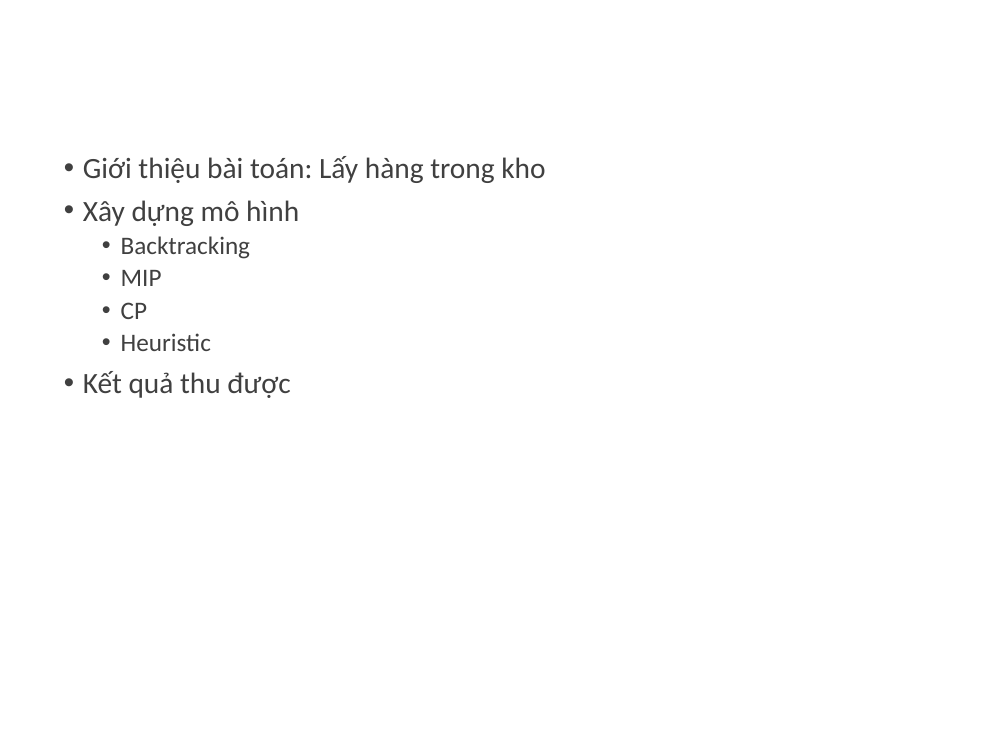
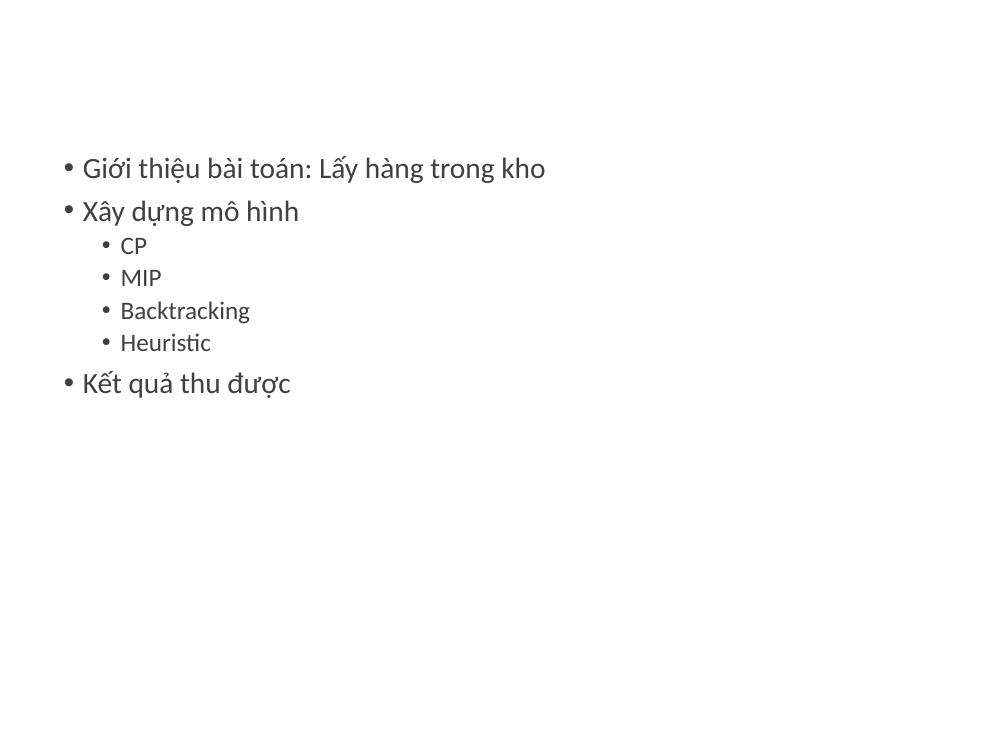
Before and after one commit to doflamingo0/Planning_Optimization, a slide deck: slide 2 of ttlkh.pptx. Drawn at 1008x756 pixels with LibreOffice and Linux fonts; fonts in the diff are those of the drawing; background and template pictures are left out. Boxes give left, top, right and bottom in pixels: in the first picture for what was removed or moved away, otherwise in the second. Text is boxed around its words. In the diff, an @@ line names an element or a change of style, - is before the commit and + after.

```diff
--- a/ttlkh.pptx
+++ b/ttlkh.pptx
@@ text at (x1=121, y1=237, x2=162, y2=286): paragraphs added @@
+  • CP
+  • MIP
@@ text at (x1=121, y1=270, x2=162, y2=319): paragraphs removed @@
-  • MIP
-  • CP
```
Also in this commit, not shown: 2 other slides changed.
